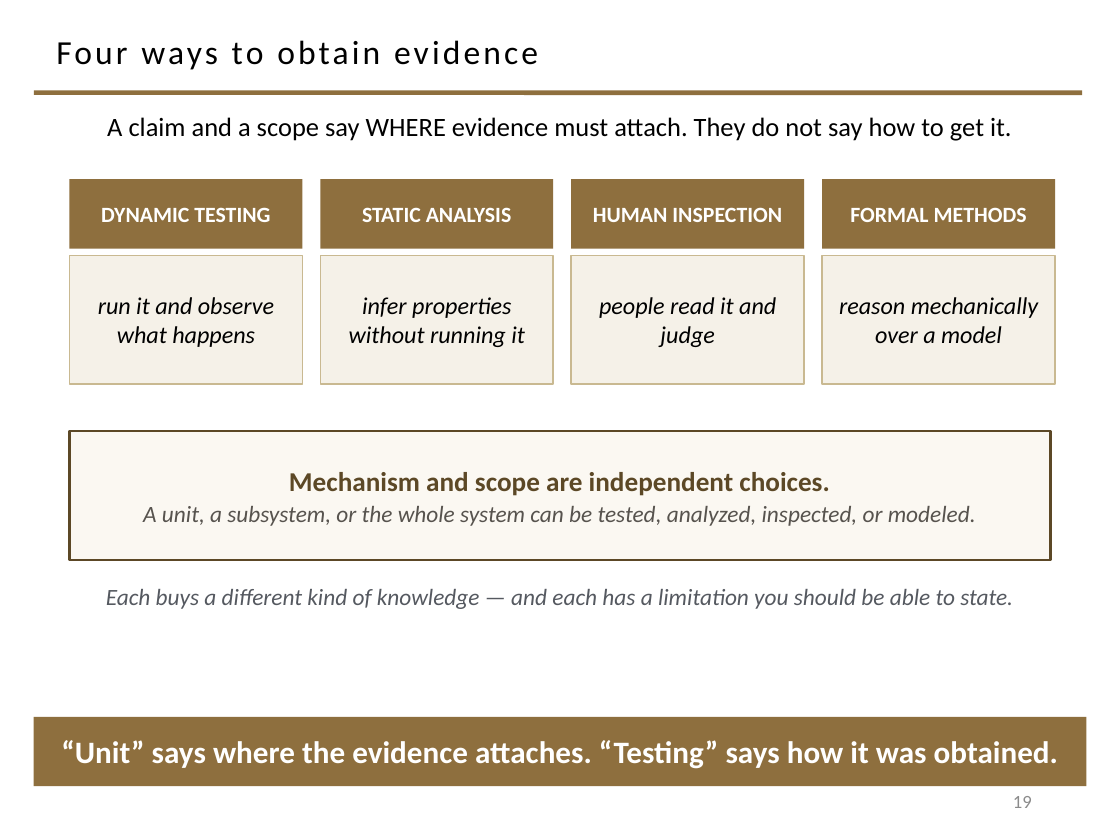
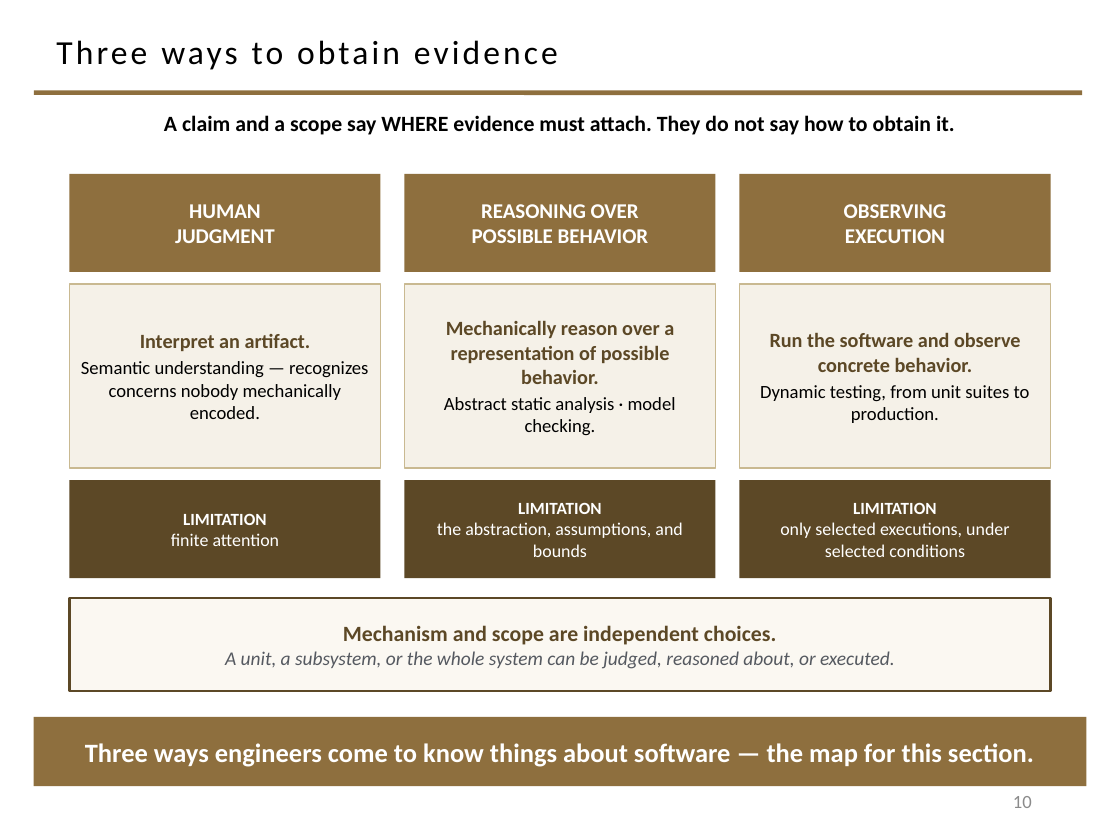
Before and after one commit to davisjam/model-based-agentic-software-engineering, a slide deck: slide 10 of course/lectures/act-1-foundations/08-validation/1-8-Validation.pptx (slide 19 before the commit). Drawn at 1120x840 pixels with LibreOffice and Linux fonts; fonts in the diff are those of the drawing; background and template pictures are left out. Boxes give left, top, right and bottom in pixels: in the first picture for what was removed or moved away, otherwise in the second. Text is boxed around its words. In the diff, an @@ line names an element or a change of style, - is before the commit and + after.

```diff
--- a/course/lectures/act-1-foundations/08-validation/1-8-Validation.pptx
+++ b/course/lectures/act-1-foundations/08-validation/1-8-Validation.pptx
@@ title at [56, 40, 558, 70]: text changed @@
-Four ways to obtain evidence
+Three ways to obtain evidence
@@ text at [164, 115, 955, 135]: text changed; size 17 to 14 pt; bold on @@
-A claim and a scope say WHERE evidence must attach. They do not say how to get it.
+A claim and a scope say WHERE evidence must attach. They do not say how to obtain it.
@@ rectangle "HUMAN": place and size @@
-rectangle "HUMAN" at [69, 179, 302, 249]
+rectangle "HUMAN" at [69, 174, 381, 271]
@@ rectangle "REASONING OVER": place and size @@
-rectangle "REASONING OVER" at [320, 179, 553, 249]
+rectangle "REASONING OVER" at [404, 174, 716, 271]
@@ rectangle removed at [571, 179, 804, 249] @@
-HUMAN INSPECTION
@@ rectangle added at [739, 174, 1051, 271], fill #8E6F3E, 13.5 pt, text #FFFFFF, bold @@
+OBSERVING
+EXECUTION
@@ rectangle removed at [822, 179, 1055, 249] @@
-FORMAL METHODS
@@ text in rectangle at [175, 204, 275, 243]: text changed; size 14 to 13.5 pt @@
-DYNAMIC TESTING
+HUMAN
+JUDGMENT
@@ text in rectangle at [472, 204, 649, 243]: text changed; size 14 to 13.5 pt @@
-STATIC ANALYSIS
+REASONING OVER
+POSSIBLE BEHAVIOR
@@ rectangle removed at [822, 255, 1055, 384] @@
-reason mechanically over a model
@@ rectangle "Interpret an artifact.": place and size @@
-rectangle "Interpret an artifact." at [69, 255, 302, 384]
+rectangle "Interpret an artifact." at [69, 284, 381, 468]
@@ rectangle "Mechanically reason over a representation ...": place and size @@
-rectangle "Mechanically reason over a representation ..." at [320, 255, 553, 384]
+rectangle "Mechanically reason over a representation ..." at [404, 284, 716, 468]
@@ rectangle "Run the software and observe ...": place and size @@
-rectangle "Run the software and observe ..." at [571, 255, 804, 384]
+rectangle "Run the software and observe ..." at [739, 284, 1051, 468]
@@ text in rectangle at [444, 321, 676, 435]: text changed; size 15.5 to 13 pt; text colour #000000 to #5C4826; bold on; italic off @@
-infer properties without running it
+Mechanically reason over a representation of possible behavior.
+Abstract static analysis · model checking.
@@ text in rectangle at [81, 334, 368, 419]: text changed; size 15.5 to 12 pt; italic off @@
-run it and observe what happens
+Interpret an artifact.
+Semantic understanding — recognizes concerns nobody mechanically encoded.
@@ text in rectangle at [760, 333, 1030, 423]: text changed; size 15.5 to 12 pt; italic off @@
-people read it and judge
+Run the software and observe concrete behavior.
+Dynamic testing, from unit suites to production.
@@ rectangle added at [69, 480, 381, 578], fill #5C4826, 11.5 pt, text #FFFFFF @@
+LIMITATION
+finite attention
@@ rectangle added at [404, 480, 716, 578], fill #5C4826, 11.5 pt, text #FFFFFF @@
+LIMITATION
+the abstraction, assumptions, and bounds
@@ rectangle added at [739, 480, 1051, 578], fill #5C4826, 11.5 pt, text #FFFFFF @@
+LIMITATION
+only selected executions, under selected conditions
@@ rectangle "Mechanism and scope are independent ...": place and size @@
-rectangle "Mechanism and scope are independent ..." at [69, 431, 1051, 560]
+rectangle "Mechanism and scope are independent ..." at [69, 598, 1051, 691]
@@ text removed at [106, 589, 1013, 609] @@
-Each buys a different kind of knowledge — and each has a limitation you should be able to state.
@@ text in rectangle at [343, 625, 776, 645]: size 17.5 to 14 pt in "Mechanism and scope are independent choices." @@
@@ text in rectangle at [225, 651, 895, 669]: text changed; size 15 to 12.5 pt; text colour #57534E to #555960 @@
-A unit, a subsystem, or the whole system can be tested, analyzed, inspected, or modeled.
+A unit, a subsystem, or the whole system can be judged, reasoned about, or executed.
@@ text in rectangle at [85, 743, 1034, 767]: text changed; size 20 to 17 pt @@
-“Unit” says where the evidence attaches. “Testing” says how it was obtained.
+Three ways engineers come to know things about software — the map for this section.
@@ page number at [1013, 796, 1032, 808]: text changed @@
-19
+10
```
Also in this commit, not shown: 21 other slides changed, 4 slides added, 30 slides removed.
